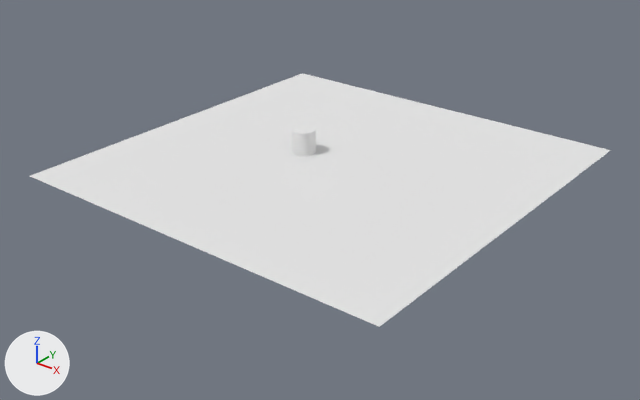
One commit to the Blender file scene/scene.blend: the scene before it, then after it.
Rendered twice from a camera (50 mm lens) standing at (40.8, -52.2, 28.7) and looking at (0.5, -1.8, -2.5). Arrows for +X, +Y and +Z are at lower left; the lights stay in place.
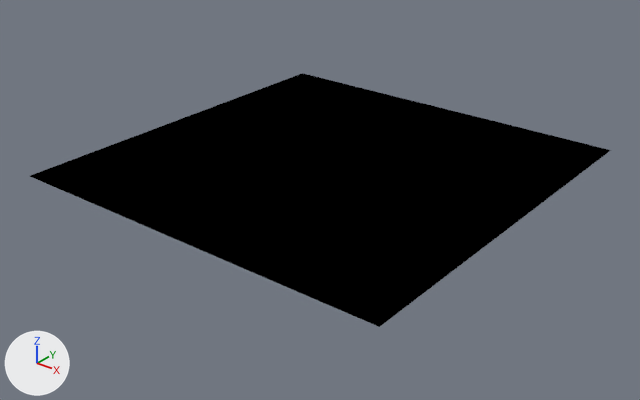
Pixel boxes [x1, y1, x2, y2] of what changed, in the pictures (640 x 400 px):
'Plane', recoloured (white to black)
    both: [30, 73, 611, 327]
'Cylinder', recoloured (white to black)
    both: [291, 125, 316, 156]

What the commit changed:
Material 'Material.002' (mat_material_002) changes colour from white #e7e7e7 to black #000000; in linear values from (0.8, 0.8, 0.8) to (0.0, 0.0, 0.0).
Material 'Material.001' (mat_material_001) changes colour from white #e7e7e7 to black #000000; in linear values from (0.8, 0.8, 0.8) to (0.0, 0.0, 0.0).
